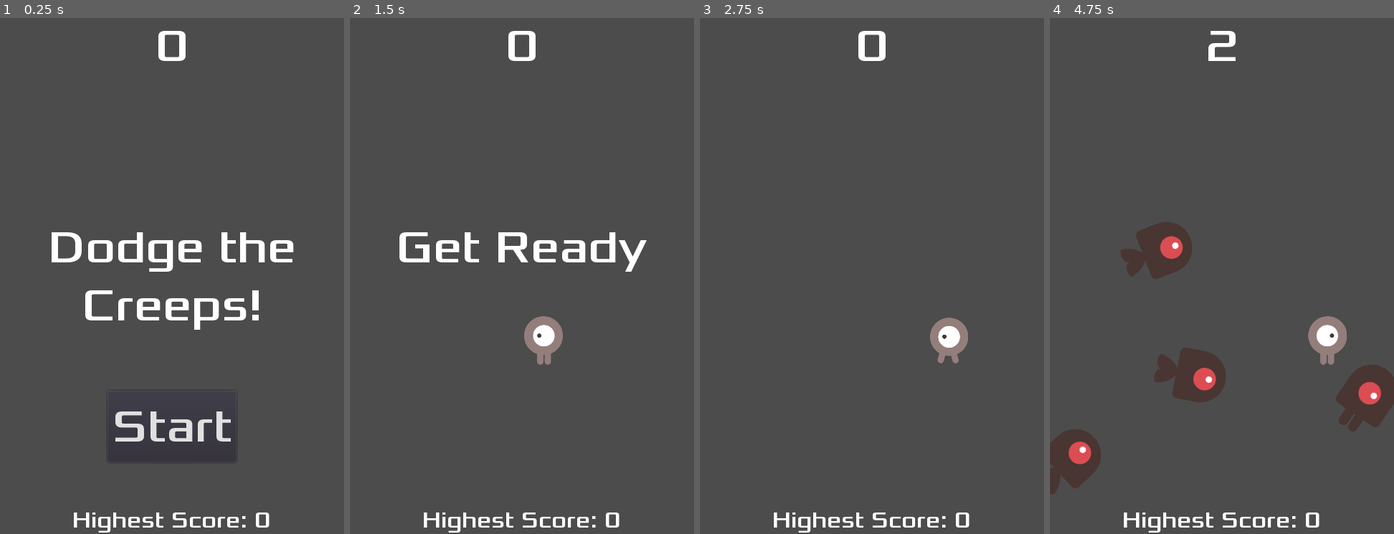
Above: before the commit, frames 1-4 (left to right).
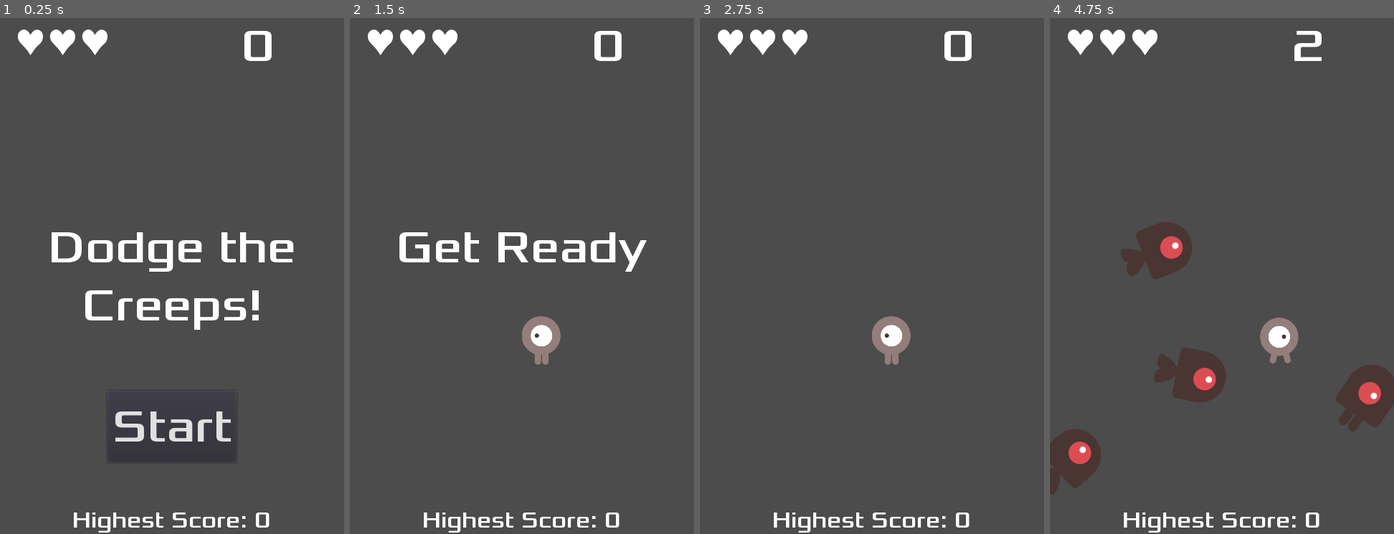
Above: after the commit, the same moments.

Repository: ghosind/Dodge-the-Creeps
Game: Godot game, scene res://screens/Main.tscn
Same seed, same stepped clock (60 frames per second), same inputs: the game is played once before the commit and once after it.
Inputs (mouse positions are in pixels of both pictures, inside the frame that each line leads up to):
- Up to frame 1 (0.25 s): no input
- Up to frame 2 (1.5 s): click "Start" at 0.5 s; tap Enter at 1.25 s; move the mouse to (597, 250) at 1.27 s; hold Right (ui_right) from 1.28 s (still down); click (597, 250) at 1.42 s
- Up to frame 3 (2.75 s): release Right (ui_right) at 2 s; drag from (803, 301) to (947, 337) at 2.02 s
- Up to frame 4 (4.75 s): move the mouse to (1256, 162) at 2.77 s; hold Right (ui_right) 2.78-3.5 s; drag from (1204, 379) to (1118, 198) at 3.52 s; move the mouse to (1325, 353) at 4.27 s; hold Left (ui_left) from 4.28 s (still down)

The runs differ from the first frame. In frame 1, 1.3% of the frame differs, in the area x 5-79%, y 2-9%; in frame 2, 1.5%; in frame 3, 2.7%, in the area x 5-79%, y 2-68%; in frame 4, 2.7%.

Commit message:
You have 3 chances now.

Diff:
--- a/project.godot
+++ b/project.godot
@@ -24,6 +24,7 @@
 
 window/size/width=480
 window/size/height=720
+window/handheld/orientation="portrait"
 window/stretch/mode="2d"
 window/stretch/aspect="keep"
 
--- a/screens/HUD.tscn
+++ b/screens/HUD.tscn
@@ -1,10 +1,12 @@
-[gd_scene load_steps=7 format=2]
+[gd_scene load_steps=9 format=2]
 
 [ext_resource path="res://scripts/HUD.gd" type="Script" id=1]
 [ext_resource path="res://assets/fonts/Xolonium-Regular.ttf" type="DynamicFontData" id=2]
+[ext_resource path="res://assets/fonts/Apple Symbols.ttf" type="DynamicFontData" id=3]
 
-
-
+[sub_resource type="DynamicFont" id=5]
+size = 64
+font_data = ExtResource( 3 )
 
 [sub_resource type="DynamicFont" id=1]
 size = 32
@@ -23,6 +25,18 @@
 [node name="HUD" type="CanvasLayer"]
 script = ExtResource( 1 )
 
+[node name="HeartLabel" type="Label" parent="."]
+anchor_right = 1.0
+margin_left = 20.0
+margin_right = -240.0
+margin_bottom = 78.0
+custom_fonts/font = SubResource( 5 )
+text = "♥♥♥"
+valign = 1
+__meta__ = {
+"_edit_use_anchors_": false
+}
+
 [node name="HighestScoreLabel" type="Label" parent="."]
 anchor_top = 1.0
 anchor_right = 1.0
@@ -37,6 +51,8 @@
 
 [node name="ScoreLabel" type="Label" parent="."]
 anchor_right = 1.0
+margin_left = 240.0
+margin_right = 3.05176e-05
 margin_bottom = 78.0
 custom_fonts/font = SubResource( 2 )
 text = "0"
--- a/screens/Main.tscn
+++ b/screens/Main.tscn
@@ -44,7 +44,7 @@
 
 [node name="DeathSound" type="AudioStreamPlayer" parent="."]
 stream = ExtResource( 6 )
-[connection signal="hit" from="Player" to="." method="game_over"]
+[connection signal="hit" from="Player" to="." method="_on_Player_hit"]
 [connection signal="timeout" from="MobTimer" to="." method="_on_MobTimer_timeout"]
 [connection signal="timeout" from="ScoreTimer" to="." method="_on_ScoreTimer_timeout"]
 [connection signal="timeout" from="StartTimer" to="." method="_on_StartTimer_timeout"]
--- a/scripts/HUD.gd
+++ b/scripts/HUD.gd
@@ -24,6 +24,12 @@
 func update_highest_score(score):
 	$HighestScoreLabel.text = "Highest Score: " + str(score)
 
+func update_heart(heart):
+	$HeartLabel.text = ""
+
+	for _i in range(heart):
+		$HeartLabel.text += "♥︎"
+
 func _on_StartButton_pressed():
 	$StartButton.hide()
 	emit_signal("start_game")
--- a/scripts/Main.gd
+++ b/scripts/Main.gd
@@ -31,6 +31,7 @@
 
 	$HUD.update_score(score)
 	$HUD.show_message("Get Ready")
+	$HUD.update_heart($Player.heart)
 
 	$Music.play()
 
@@ -57,6 +58,10 @@
 	$MobTimer.start()
 	$ScoreTimer.start()
 
-
 func _on_HUD_start_game():
 	new_game()
+
+func _on_Player_hit():
+	$HUD.update_heart($Player.heart)
+	if $Player.heart == 0:
+		game_over()
--- a/scripts/Player.gd
+++ b/scripts/Player.gd
@@ -2,24 +2,35 @@
 
 signal hit
 
-export var speed = 150
+export var speed = 200
+export var heart = 3
 var screen_size
+var velocity = Vector2()
 
 func _ready():
 	screen_size = get_viewport_rect().size
 	hide()
 
+func _input(event):
+	var target = Vector2()
+
+	if event is InputEventScreenTouch and event.pressed:
+		target = event.position - position
+	elif event is InputEventScreenDrag:
+		target = event.position + event.relative - position
+	elif event is InputEventKey:
+		if Input.is_action_pressed("ui_right"):
+			target.x += 1
+		if Input.is_action_pressed("ui_left"):
+			target.x -= 1
+		if Input.is_action_pressed("ui_down"):
+			target.y += 1
+		if Input.is_action_pressed("ui_up"):
+			target.y -= 1
+
+	velocity = target
+
 func _process(delta):
-	var velocity = Vector2()
-	if Input.is_action_pressed("ui_right"):
-		velocity.x += 1
-	if Input.is_action_pressed("ui_left"):
-		velocity.x -= 1
-	if Input.is_action_pressed("ui_down"):
-		velocity.y += 1
-	if Input.is_action_pressed("ui_up"):
-		velocity.y -= 1
-
 	if velocity.length() > 0:
 		velocity = velocity.normalized() * speed
 		$AnimatedSprite.play()
@@ -38,14 +49,20 @@
 		$AnimatedSprite.animation = "up"
 		$AnimatedSprite.flip_v = velocity.y > 0
 
+func _on_Player_body_entered(_body):
+	heart -= 1
 
-func _on_Player_body_entered(_body):
-	hide()
+	if heart == 0:
+		hide()
+
+		$CollisionShape2D.set_deferred("disabled", true)
+
 	emit_signal("hit")
-	$CollisionShape2D.set_deferred("disabled", true)
-
 
 func start(pos):
 	position = pos
+	heart = 3
+
 	show()
+
 	$CollisionShape2D.set_deferred("disabled", false)
Binary file added: assets/fonts/Apple Symbols.ttf
Binary file changed: icon.png
Not shown, changed: .gitignore
